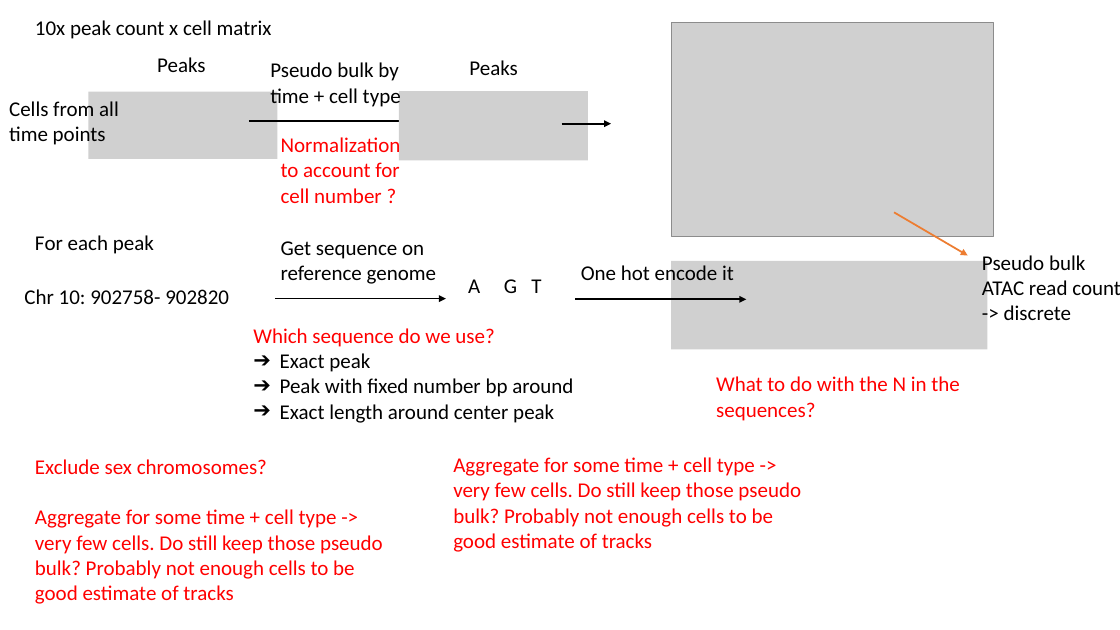
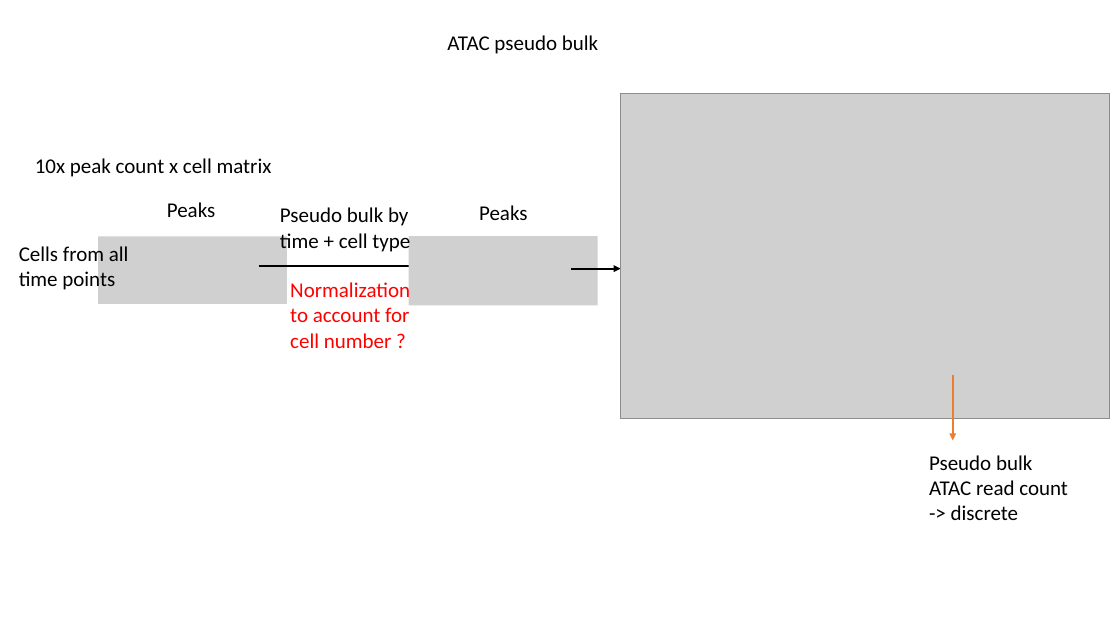
Before and after one commit to alexiaDorm/master-thesis, a slide deck: slide 1 of notes/Building model.pptx. Drawn at 1120x630 pixels with LibreOffice and Linux fonts; fonts in the diff are those of the drawing; grey boxes stand for pictures. Boxes give left, top, right and bottom in pixels: in the first picture for what was removed or moved away, otherwise in the second. Text is boxed around its words. In the diff, an @@ line names an element or a change of style, - is before the commit and + after.

```diff
--- a/notes/Building model.pptx
+++ b/notes/Building model.pptx
@@ text added at (447,35,598,54), 18 pt, text #000000 @@
+ATAC pseudo bulk
@@ picture removed at (88,92,277,159) @@
@@ picture removed at (399,91,588,160) @@
@@ picture: place and size @@
-picture at (671,23,994,237)
+picture at (620,93,1110,418)
@@ text "10x peak count x cell ...": place and size @@
-text "10x peak count x cell ..." at (35,20,272,39)
+text "10x peak count x cell ..." at (35,158,272,177)
@@ text removed at (35,235,154,254) @@
-For each peak
@@ picture added at (98,237,287,304) @@
@@ picture added at (408,236,597,306) @@
@@ arrow removed from (894, 213) to (968, 255) @@
@@ text removed at (281,241,436,284) @@
-Get sequence on reference genome
@@ 5 texts, 2 arrows: place and size @@
-5 texts, 2 arrows at (9,57,611,203)
+5 texts, 2 arrows at (19,202,621,348)
@@ text removed at (581,263,734,287) @@
-One hot encode it
@@ picture removed at (671,261,988,350) @@
@@ text removed at (24,289,229,304) @@
-Chr 10: 902758- 902820
@@ arrow removed from (275, 299) to (446, 299) @@
@@ text removed at (468,279,541,293) @@
-A G T
@@ arrow removed from (576, 299) to (746, 299) @@
@@ text removed at (253,328,573,423) @@
-Which sequence do we use?
-➔ Exact peak
-➔ Peak with fixed number bp around
-➔ Exact length around center peak
@@ text removed at (716,376,959,421) @@
-What to do with the N in the sequences?
@@ arrow added from (953, 375) to (953, 440), #ED7D31 1.5 pt @@
@@ text "Pseudo bulk ATAC read count": place and size @@
-text "Pseudo bulk ATAC read count" at (982,255,1120,320)
+text "Pseudo bulk ATAC read count" at (929,455,1068,520)
@@ text removed at (35,459,383,604) @@
-Exclude sex chromosomes?
-Aggregate for some time + cell type -> very few cells. Do still keep those pseudo bulk? Probably not enough cells to be good estimate of tracks
@@ text removed at (453,457,801,552) @@
-Aggregate for some time + cell type -> very few cells. Do still keep those pseudo bulk? Probably not enough cells to be good estimate of tracks
```
Also in this commit, not shown: 1 other slide changed, 5 slides added, 5 other files.
